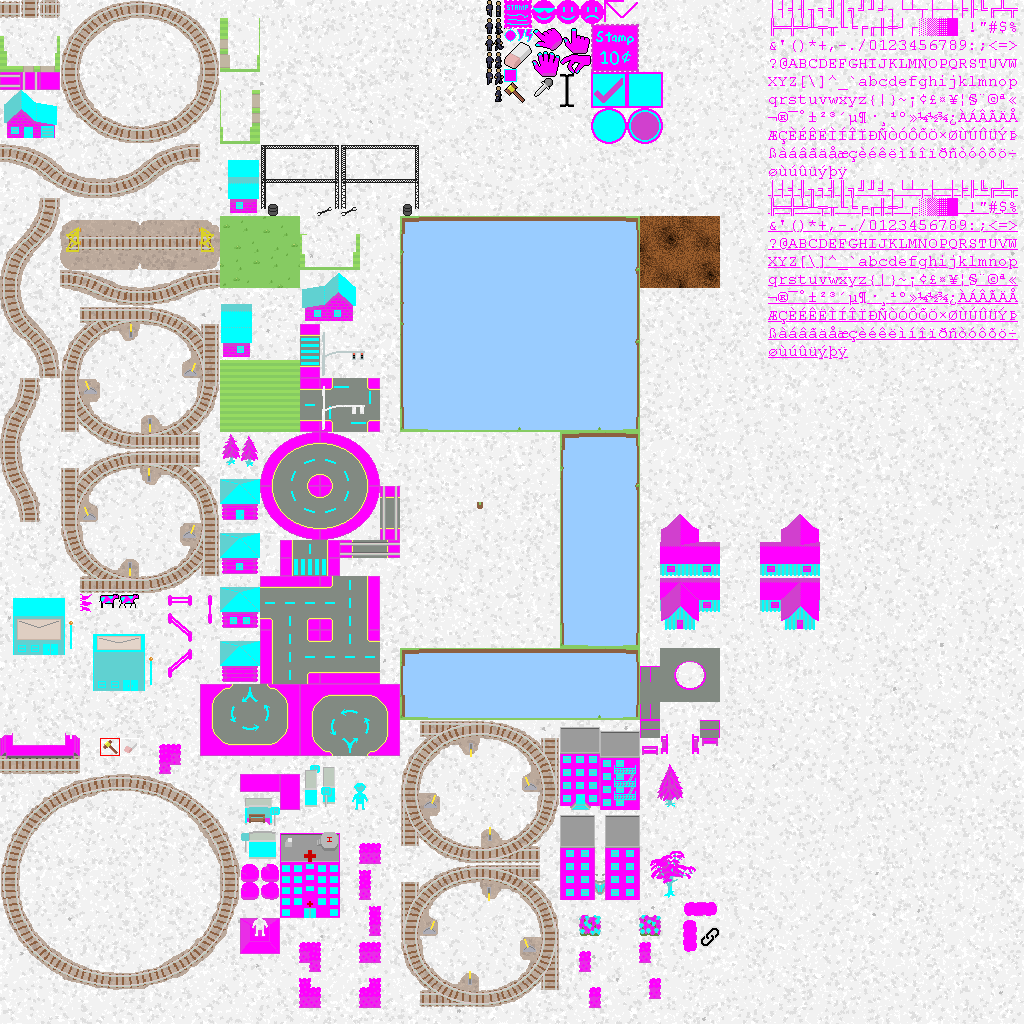
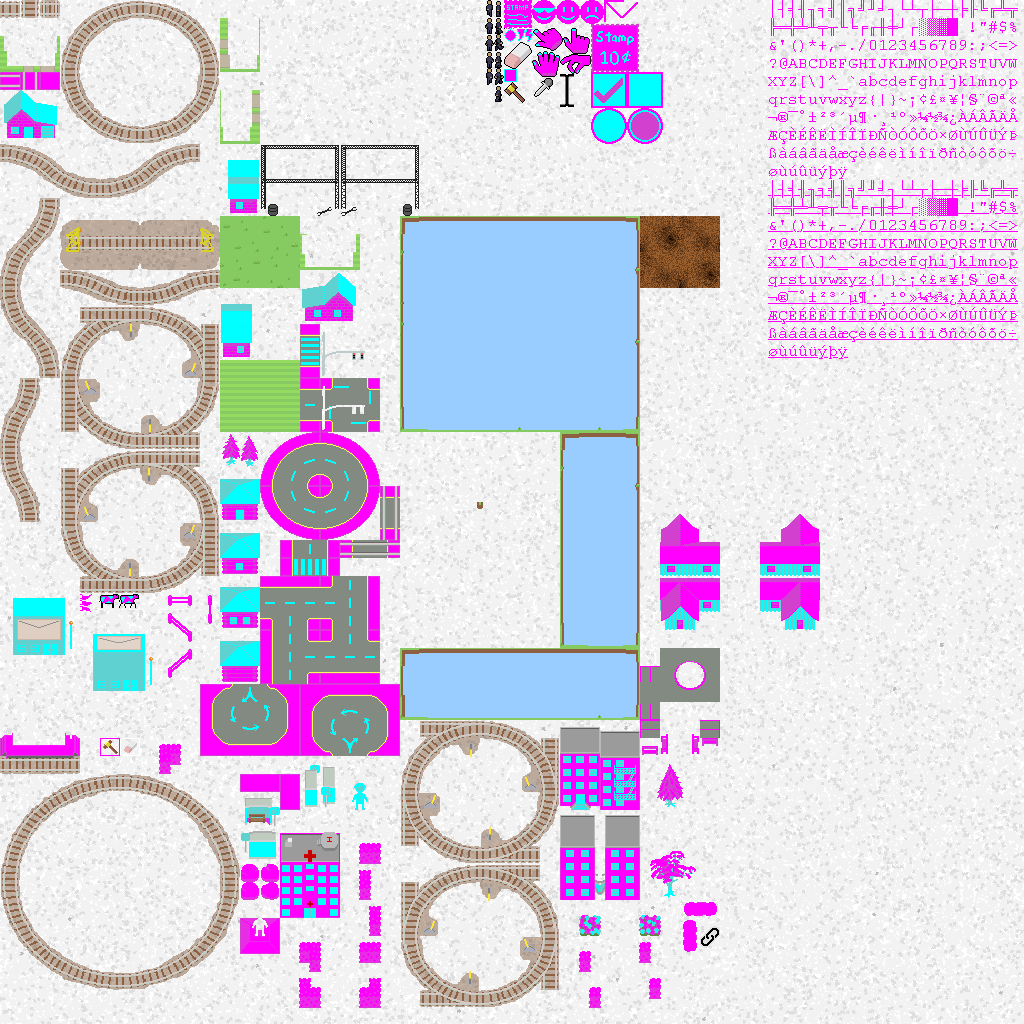
Before/after of a 1024x1024 layered artwork. What changed in the layer stack:
painted on "base.png copy" over [100, 738, 120, 756]
